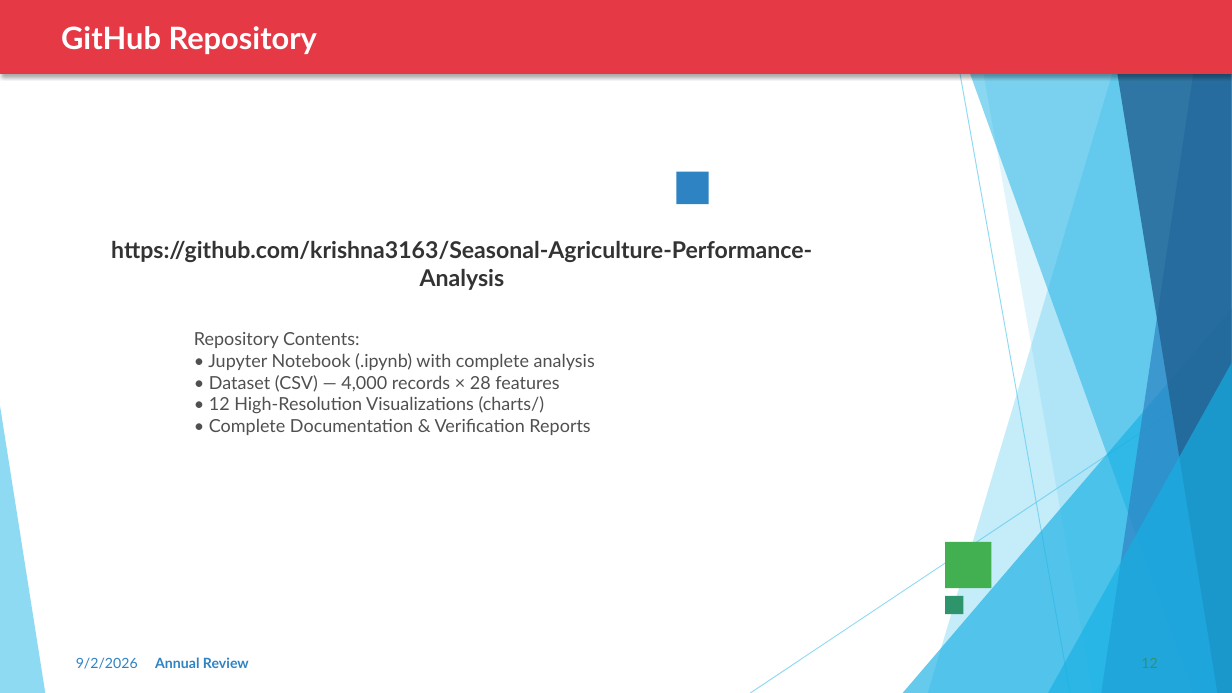
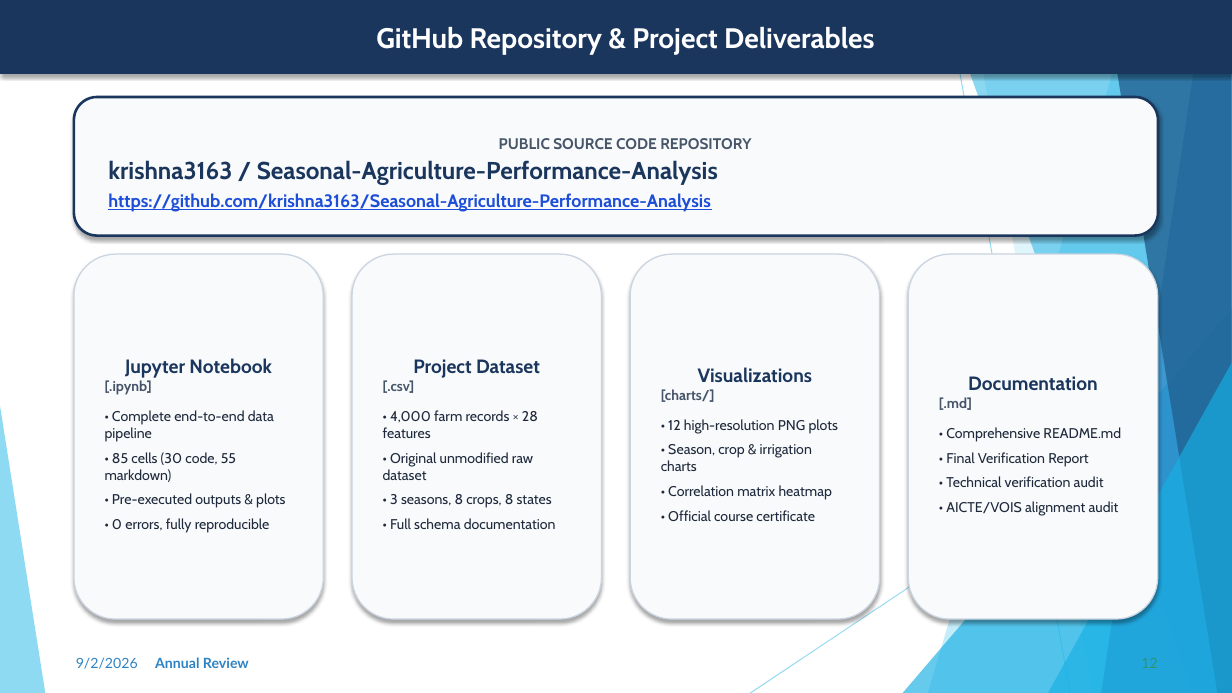
Before and after one commit to krishna3163/Seasonal-Agriculture-Performance-Analysis, a slide deck: slide 12 of VOIS_Project_PPT.pptx. Drawn at 1232x693 pixels with LibreOffice and Linux fonts; fonts in the diff are those of the drawing. Boxes give left, top, right and bottom in pixels: in the first picture for what was removed or moved away, otherwise in the second. Text is boxed around its words. In the diff, an @@ line names an element or a change of style, - is before the commit and + after.

Commit message:
Professionally polish PPT: fix data consistency, remove emojis, improve GitHub & certificate slides

```diff
--- a/VOIS_Project_PPT.pptx
+++ b/VOIS_Project_PPT.pptx
@@ rectangle "GitHub Repository & Project Deliverables" at (0, 0, 1232, 74): fill #E63946 to #1B365D; outline none to #1B365D 1 pt @@
@@ text in rectangle at (376, 27, 874, 54): text changed; size 24 to 22 pt; font Lato to Cabin @@
-GitHub Repository
+GitHub Repository & Project Deliverables
@@ rounded rectangle "PUBLIC SOURCE CODE REPOSITORY": place and size @@
-rounded rectangle "PUBLIC SOURCE CODE REPOSITORY" at (111, 241, 812, 290)
+rounded rectangle "PUBLIC SOURCE CODE REPOSITORY" at (74, 97, 1158, 236)
@@ rounded rectangle "PUBLIC SOURCE CODE REPOSITORY" at (74, 97, 1158, 236): vertical alignment top to middle; fill none to #F8FAFC; outline none to #1B365D 2 pt; shadow on @@
@@ text in rounded rectangle at (108, 138, 751, 185): paragraphs added @@
+PUBLIC SOURCE CODE REPOSITORY
+krishna3163 / Seasonal-Agriculture-Performance-Analysis
@@ rectangle removed at (677, 172, 709, 204) @@
@@ text in rounded rectangle at (108, 193, 711, 212): size 18 to 14 pt, font Lato to Cabin, text colour #333333 to #1D4ED8, underline on in "https://github.com/krishna3163/Seasonal-Agriculture-Performa ..."; alignment centre to left @@
@@ rounded rectangle added at (74, 254, 323, 619), fill #F8FAFC, outline #CBD5E1 1 pt, 11 pt, text #1E293B @@
+Jupyter Notebook
+[.ipynb]
+• Complete end-to-end data pipeline
+• 85 cells (30 code, 55 markdown)
+• Pre-executed outputs & plots
+• 0 errors, fully reproducible
@@ rounded rectangle added at (352, 254, 602, 619), fill #F8FAFC, outline #CBD5E1 1 pt, 11 pt, text #1E293B @@
+Project Dataset
+[.csv]
+• 4,000 farm records × 28 features
+• Original unmodified raw dataset
+• 3 seasons, 8 crops, 8 states
+• Full schema documentation
@@ rounded rectangle added at (630, 254, 880, 619), fill #F8FAFC, outline #CBD5E1 1 pt, 11 pt, text #1E293B @@
+Visualizations
+[charts/]
+• 12 high-resolution PNG plots
+• Season, crop & irrigation charts
+• Correlation matrix heatmap
+• Official course certificate
@@ rounded rectangle added at (909, 254, 1158, 619), fill #F8FAFC, outline #CBD5E1 1 pt, 11 pt, text #1E293B @@
+Documentation
+[.md]
+• Comprehensive README.md
+• Final Verification Report
+• Technical verification audit
+• AICTE/VOIS alignment audit
@@ text removed at (194, 332, 595, 435) @@
-Repository Contents:
-• Jupyter Notebook (.ipynb) with complete analysis
-• Dataset (CSV) — 4,000 records × 28 features
-• 12 High-Resolution Visualizations (charts/)
-• Complete Documentation & Verification Reports
@@ rectangle removed at (945, 543, 992, 589) @@
@@ rectangle removed at (945, 596, 964, 615) @@
```
Also in this commit, not shown: 13 other slides changed.
